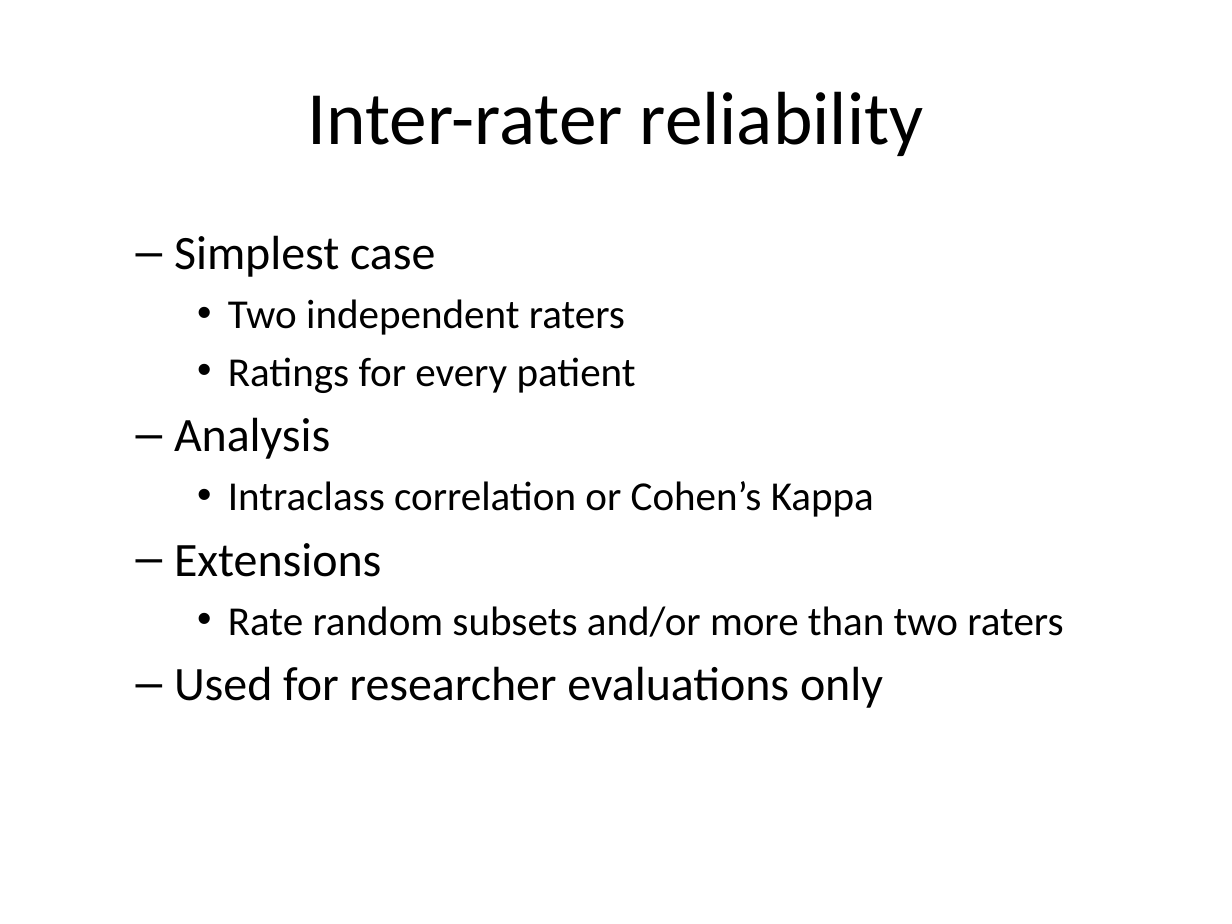
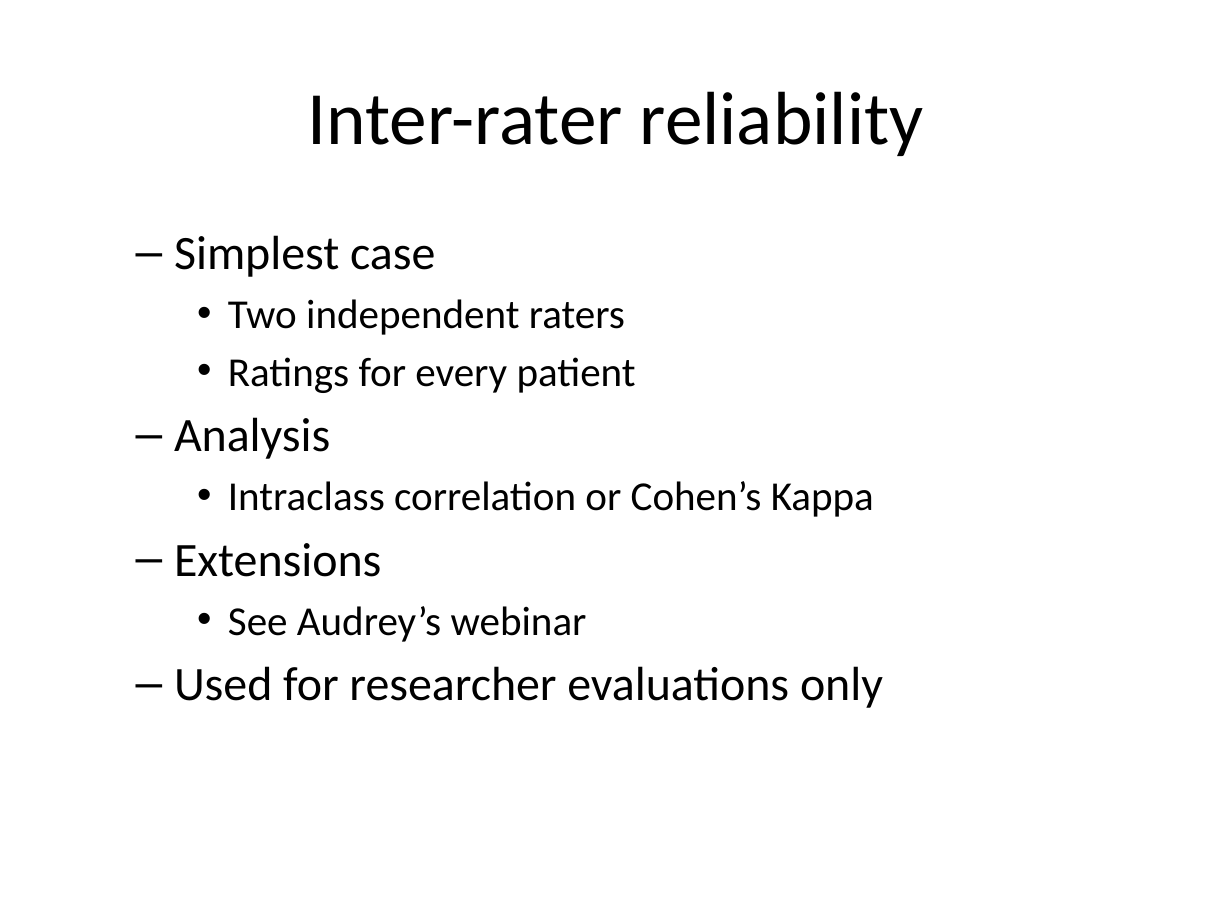
Before and after one commit to pmean/reliability-and-validity, a slide deck: slide 29 of src/rav.pptx (slide 21 before the commit). Drawn at 1232x924 pixels with LibreOffice and Linux fonts; fonts in the diff are those of the drawing. Boxes give left, top, right and bottom in pixels: in the first picture for what was removed or moved away, otherwise in the second. Text is boxed around its words. In the diff, an @@ line names an element or a change of style, - is before the commit and + after.

```diff
--- a/src/rav.pptx
+++ b/src/rav.pptx
@@ text at <box>228,606,587,642</box>: text changed @@
-    • Rate random subsets and/or more than two raters
+    • See Audrey’s webinar
```
Also in this commit, not shown: 11 other slides changed, 12 slides added, 4 slides removed, 1 other file.
